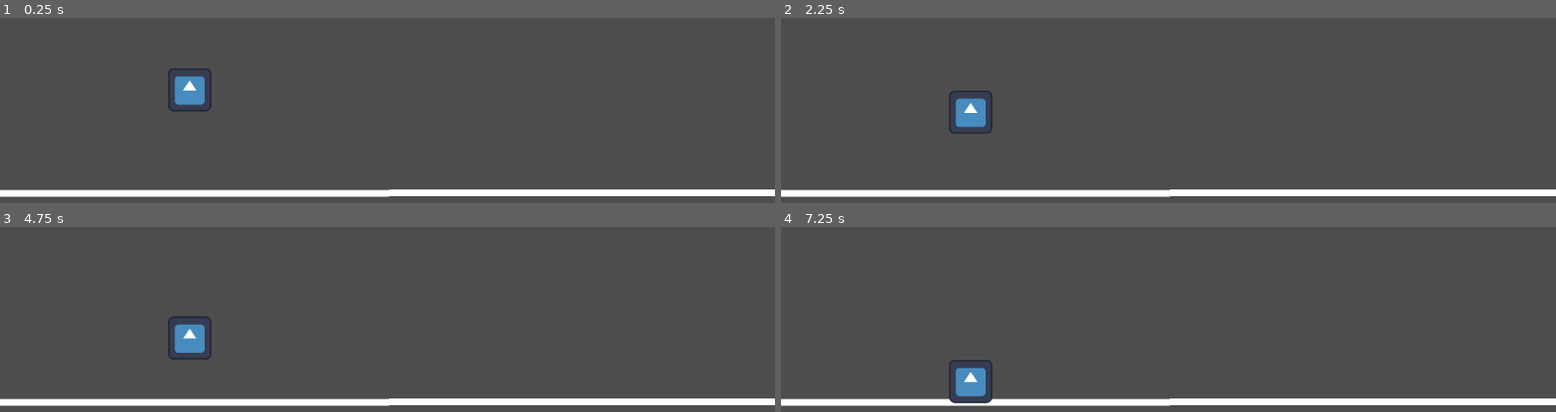
Above: before the commit, frames 1-4 (two rows, left to right).
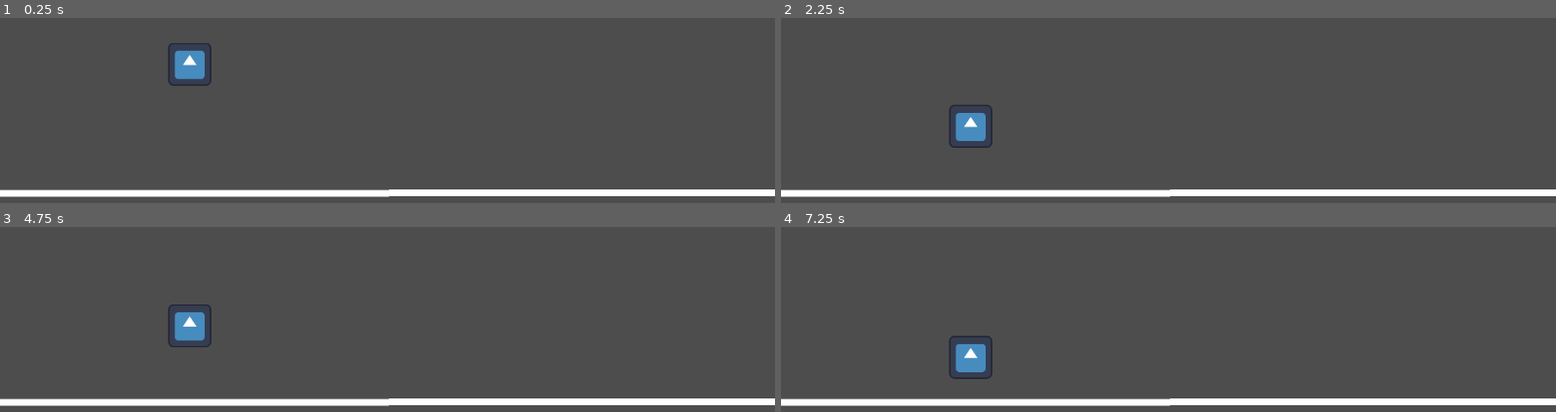
Above: after the commit, the same moments.

Repository: ryoadi/godot-jumper-demo
Game: Godot game, scene res://tests/player_movement.tscn
The game is run twice, just before and just after one commit, with the same random seed, the same clock (stepped at 60 frames per second) and the same inputs. This scene is started directly instead of the project's main scene. The engine's default icon, where the game draws it, is replaced by a stand-in: a white triangle on a blue panel in a dark square.
Inputs:
- Up to frame 1 (0.25 s): no input
- Up to frame 2 (2.25 s): tap Enter at 1.25 s; tap Space at 2 s
- Up to frame 3 (4.75 s): tap Enter at 3.5 s; tap Space at 4.25 s
- Up to frame 4 (7.25 s): tap Enter at 5.75 s; tap Space at 6.5 s

The runs differ from the first frame. In frame 1, 1.4% of the frame differs, in the area x 21-28%, y 13-51%; in frame 2, 0.9%; in frame 3, 0.8%; in frame 4, 1.3%.

Commit message:
cleanup codes
Signed-off-by: ryoadi <haryo.webapp@gmail.com>

Diff:
--- a/scenes/game.tscn
+++ b/scenes/main.bak.tscn
@@ -1,8 +1,8 @@
-[gd_scene load_steps=6 format=3 uid="uid://dmnpimreil6qb"]
-
-[ext_resource type="PackedScene" uid="uid://l8fkbpq05e6" path="res://scenes/platform_manager.tscn" id="1_yqjtg"]
-[ext_resource type="PackedScene" uid="uid://nkgytfkunccm" path="res://scenes/player.tscn" id="2_lnu2h"]
-[ext_resource type="PackedScene" uid="uid://ktq7ea4g5dt1" path="res://scenes/ui_manager.tscn" id="3_lnu2h"]
+[gd_scene load_steps=6 format=3 uid="uid://cyk7sehl7wlww"]
+
+[ext_resource type="PackedScene" path="res://scenes/platform_spawn_markers.tscn" id="1_jo7rj"]
+[ext_resource type="PackedScene" uid="uid://nkgytfkunccm" path="res://scenes/player.bak.tscn" id="2_jmp2e"]
+[ext_resource type="PackedScene" uid="uid://ktq7ea4g5dt1" path="res://scenes/ui_manager.bak.tscn" id="3_cnc4v"]
 
 [sub_resource type="GDScript" id="GDScript_lbhrr"]
 resource_name = "Game"
@@ -11,7 +11,6 @@
 # Node references
 @onready var game_manager: Node = $GameManager
 @onready var platform_manager: Node2D = $PlatformManager
-@onready var camera: Camera2D = $Camera2D
 @onready var player: CharacterBody2D = $Player
 @onready var ui_manager: CanvasLayer = $UIManager
 
@@ -19,28 +18,21 @@
 	# Setup references in game manager
 	game_manager.player = player
 	game_manager.platform_manager = platform_manager
-	game_manager.camera = camera
 	game_manager.ui_manager = ui_manager
+	game_manager.player_start_position = player.position
 
 	# Setup reference in UI manager
 	ui_manager.game_manager = game_manager
-
-	# Setup reference in platform manager
-	platform_manager.game_camera = camera
 
 	# Connect signals
 	game_manager.score_updated.connect(_on_score_updated)
 	game_manager.game_over_triggered.connect(_on_game_over)
 	game_manager.game_started.connect(_on_game_started)
 
-	# Show start menu
+
+	# Show menu with animated preview
+	game_manager.show_menu_with_preview()
 	ui_manager.show_start_menu(game_manager.get_high_score())
-
-	# Setup camera
-	camera.enabled = true
-	if camera.has_method(\"set_position_smoothing_enabled\"):
-		camera.set_position_smoothing_enabled(true)
-		camera.set_position_smoothing_speed(5.0)
 
 func _on_game_started() -> void:
 	ui_manager.show_game_ui()
@@ -77,7 +69,7 @@
 var high_score: float = 0.0
 
 # Player starting position
-var player_start_position: Vector2 = Vector2(576, 500)  # Center-ish of 1152x648 screen
+var player_start_position: Vector2 = Vector2(576, 500)
 
 # Death zone (below screen bottom)
 var death_zone_offset: float = 100.0
@@ -100,19 +92,37 @@
 		update_camera()
 
 		# Check if player has left starting platform to activate scrolling
-		if platform_manager and player:
-			platform_manager.check_player_left_starting_platform(player.global_position.y)
+		#if platform_manager and player:
+			##platform_manager.check_player_left_starting_platform(player.global_position.y)
+			### Update difficulty based on gameplay
+			##platform_manager.update_platform_speeds()
+
+func show_menu_with_preview() -> void:
+	\"\"\"Show menu with animated platforms in background\"\"\"
+	current_state = GameState.MENU
+
+	# Hide player
+	if player:
+		player.visible = false
+
+	# Start platform preview animation
+	if platform_manager:
+		platform_manager.spawn_starting_platforms()
+		platform_manager.descend()
+
 
 func start_game() -> void:
+	\"\"\"Start actual gameplay\"\"\"
 	current_state = GameState.PLAYING
 	current_height = 0.0
 	highest_height = 0.0
 
-	# Reset player
+	# Show and reset player
 	if player:
+		player.visible = true
 		player.reset_position(player_start_position)
 
-	# Reset platform manager
+	# Switch platform manager to game mode (stationary platforms)
 	if platform_manager:
 		platform_manager.reset()
 
@@ -160,6 +170,10 @@
 		return
 
 	current_state = GameState.GAME_OVER
+
+	# Stop platform scrolling
+	if platform_manager:
+		platform_manager.stop_scrolling()
 
 	# Check if new high score
 	var is_new_high_score = false
@@ -174,8 +188,7 @@
 	start_game()
 
 func return_to_menu() -> void:
-	current_state = GameState.MENU
-	# Additional menu logic here if needed
+	show_menu_with_preview()
 
 func save_high_score() -> void:
 	var save_file = FileAccess.open(SAVE_FILE_PATH, FileAccess.WRITE)
@@ -203,22 +216,19 @@
 
 func format_height(height: float) -> String:
 	# Format height as meters with 1 decimal place
-	return \"%.1f m\" % (height / 100.0)  # Assuming 100 pixels = 1 meter
+	return \"%.1f m\" % (height / 100.0)
 "
 
 [node name="Game" type="Node2D"]
 script = SubResource("GDScript_lbhrr")
 
-[node name="PlatformManager" parent="." instance=ExtResource("1_yqjtg")]
-
-[node name="Camera2D" type="Camera2D" parent="."]
-position = Vector2(0, -1)
-position_smoothing_enabled = true
-
-[node name="Player" parent="." instance=ExtResource("2_lnu2h")]
-position = Vector2(14, 157)
+[node name="PlatformManager" parent="." instance=ExtResource("1_jo7rj")]
+position = Vector2(1, -1)
+
+[node name="Player" parent="." instance=ExtResource("2_jmp2e")]
+position = Vector2(581, 260)
 
 [node name="GameManager" type="Node" parent="."]
 script = SubResource("GDScript_yqjtg")
 
-[node name="UIManager" parent="." instance=ExtResource("3_lnu2h")]
+[node name="UIManager" parent="." instance=ExtResource("3_cnc4v")]
--- a/scenes/player.tscn
+++ b/scenes/player.bak.tscn
@@ -8,8 +8,7 @@
 
 # Movement parameters
 @export var move_speed: float = 300.0
-@export var jump_velocity: float = -600.0
-@export var gravity: float = 2000.0
+@export var jump_velocity: float = -400.0
 @export var air_control: float = 1.0  # 1.0 = full air control
 
 # Coyote time (grace period for jumping after leaving platform)
@@ -27,14 +26,10 @@
 signal landed_on_platform
 signal fell_off_screen
 
-func _ready() -> void:
-	# Ensure gravity is applied correctly
-	pass
-
 func _physics_process(delta: float) -> void:
 	# Handle gravity
 	if not is_on_floor():
-		velocity.y += gravity * delta
+		velocity += get_gravity() * delta
 
 	# Update coyote time
 	if is_on_floor():
@@ -76,6 +71,10 @@
 	# Move the player
 	move_and_slide()
 
+func check_if_fell_off() -> void:
+	if global_position.y < 0:
+		emit_signal(\"fell_off_screen\")
+
 func get_height_reached() -> float:
 	# Returns negative Y position as height (since Y is inverted)
 	return -global_position.y
@@ -97,3 +96,7 @@
 [node name="CollisionShape2D" type="CollisionShape2D" parent="."]
 scale = Vector2(3, 3)
 shape = SubResource("RectangleShape2D_g2els")
+
+[node name="VisibleOnScreenNotifier2D" type="VisibleOnScreenNotifier2D" parent="."]
+
+[connection signal="screen_exited" from="VisibleOnScreenNotifier2D" to="." method="check_if_fell_off"]
--- a/scenes/ui_manager.tscn
+++ b/scenes/ui_manager.bak.tscn
@@ -115,6 +115,11 @@
 text = "0.0 m"
 
 [node name="StartPanel" type="Panel" parent="."]
+anchors_preset = 15
+anchor_right = 1.0
+anchor_bottom = 1.0
+grow_horizontal = 2
+grow_vertical = 2
 
 [node name="VBoxContainer" type="VBoxContainer" parent="StartPanel"]
 layout_mode = 1
@@ -144,7 +149,7 @@
 text = "START GAME"
 
 [node name="GameOverPanel" type="Panel" parent="."]
-anchors_preset = -1
+anchors_preset = 15
 anchor_right = 1.0
 anchor_bottom = 1.0
 grow_horizontal = 2
--- a/tests/platform_movement.tscn
+++ /dev/null
@@ -1,7 +0,0 @@
-[gd_scene load_steps=2 format=3 uid="uid://dcsctengd8br4"]
-
-[ext_resource type="PackedScene" uid="uid://l8fkbpq05e6" path="res://scenes/platform_manager.tscn" id="1_5yjoy"]
-
-[node name="PlatformMovement" type="Node2D"]
-
-[node name="PlatformManager" parent="." instance=ExtResource("1_5yjoy")]
